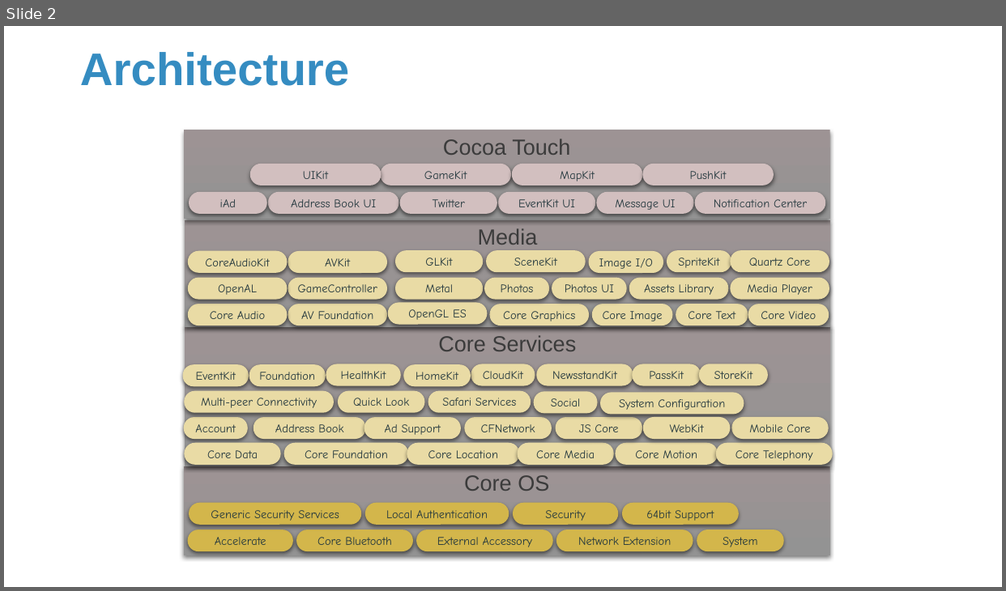
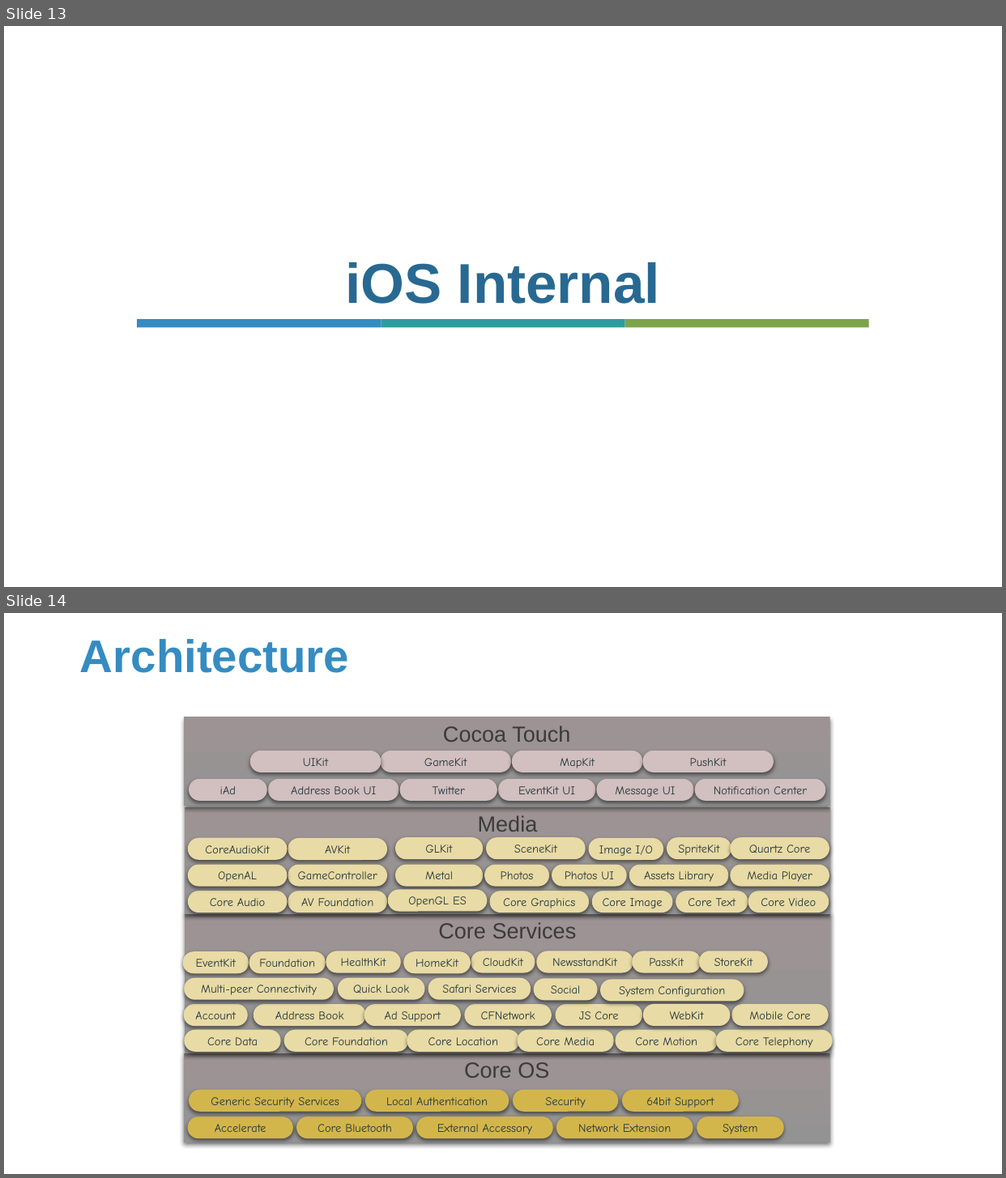
Before and after one commit to Sparks-Lu/TechNotes, a slide deck: Misc/iOS_General.pptx. Shown one above the other, each under a label of ours: slide 2 before the commit, slides 13 and 14 after it. The pictures are 1006x591 and 1006x1178 pixels, drawn with LibreOffice and Linux fonts; fonts in the diff are those of the drawing; background and template pictures are left out. Boxes give left, top, right and bottom in pixels: in the first picture for what was removed or moved away, otherwise in the second. Text is boxed around its words. In the diff, an @@ line names an element or a change of style, - is before the commit and + after.

```diff
--- a/Misc/iOS_General.pptx
+++ b/Misc/iOS_General.pptx
@@ slide 13 added at (4,26,1002,587), background picture (left out) @@
@@ title added at (346,262,660,304), 54 pt, text #286991, bold @@
+iOS Internal
@@ rectangle added at (138,319,381,327), fill #358CC1 @@
@@ rectangle added at (381,319,625,327), fill #2D9C9F @@
@@ rectangle added at (625,319,869,327), fill #7DA44B @@
@@ what was slide 2 is now slide 14 @@
```
Also in this commit, not shown: 1 slide changed, 11 other slides added, 9 other files.
